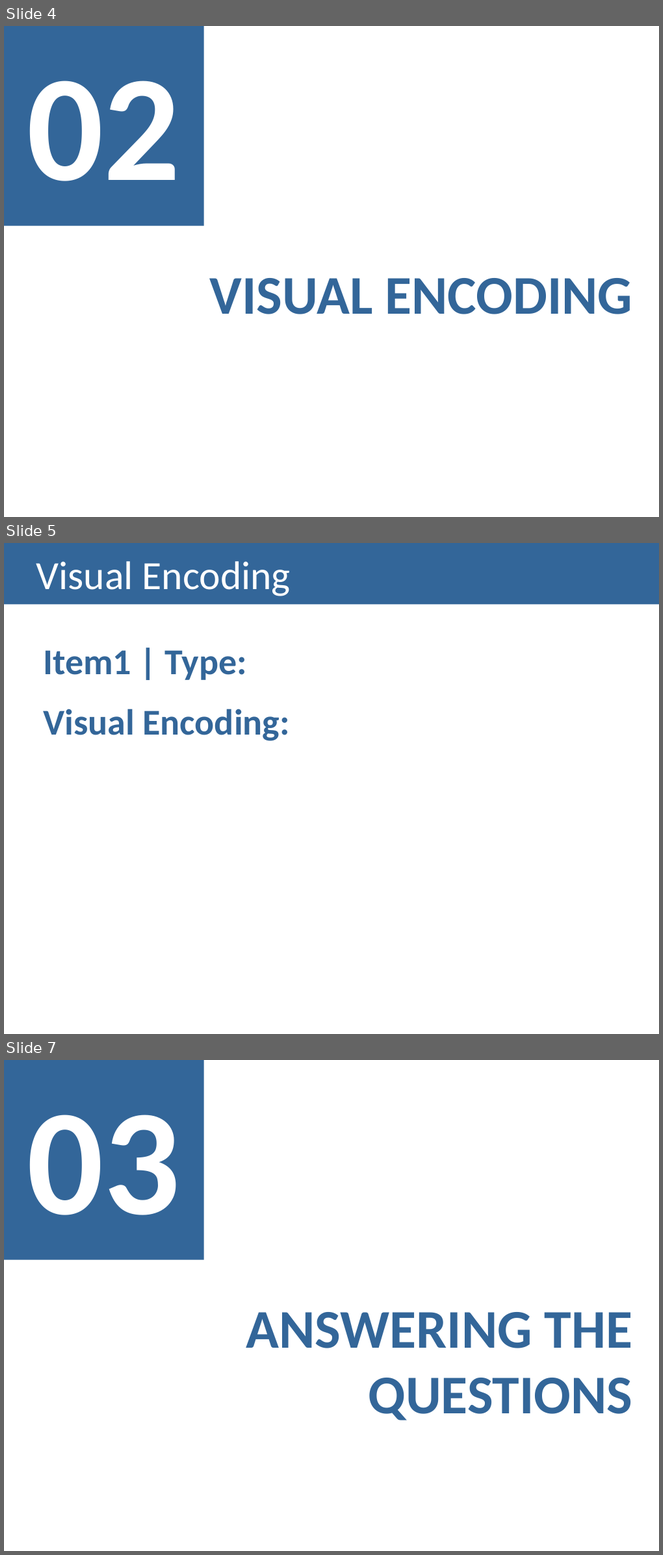
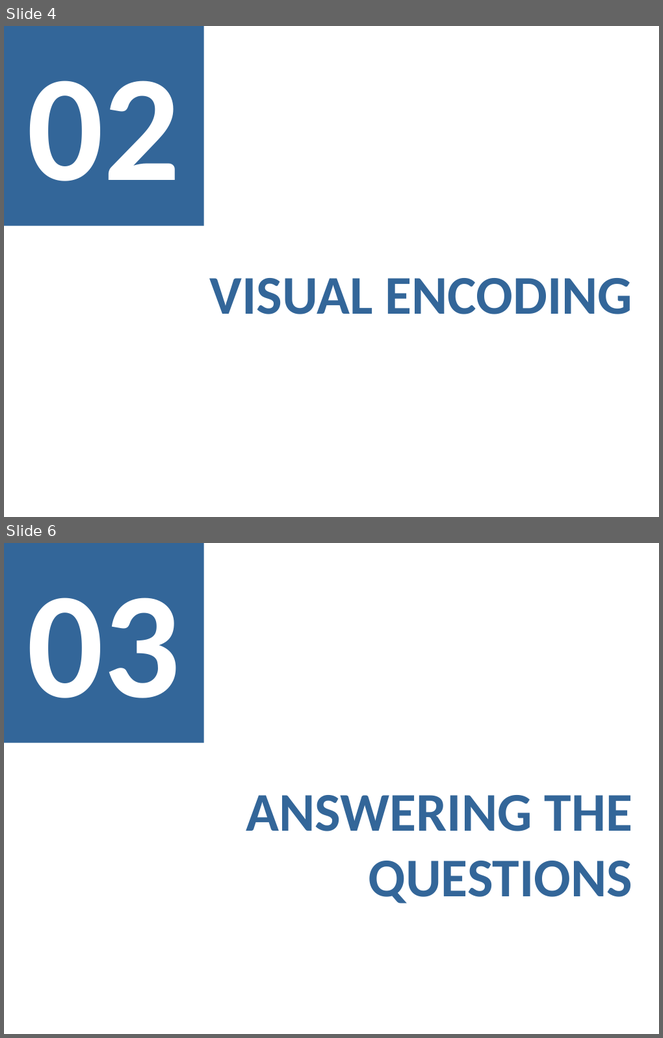
Before and after one commit to MargaridaMorais/information_visualization, a slide deck: CheckpointIII/CIII_G15.pptx. Shown one above the other, each under a label of ours: slides 4, 5 and 7 before the commit, slides 4 and 6 after it; the slides between them are not shown. The pictures are 663x1555 and 663x1038 pixels, drawn with LibreOffice and Linux fonts; fonts in the diff are those of the drawing. Boxes give left, top, right and bottom in pixels: in the first picture for what was removed or moved away, otherwise in the second. Text is boxed around its words. In the diff, an @@ line names an element or a change of style, - is before the commit and + after.

```diff
--- a/CheckpointIII/CIII_G15.pptx
+++ b/CheckpointIII/CIII_G15.pptx
@@ slide 5 removed at [4,543,659,1034], background #FFFFFF @@
@@ title removed at [4,543,659,605] @@
-Visual Encoding
@@ text removed at [43,650,290,741] @@
-Item1 | Type:
-Visual Encoding:
@@ what was slide 7 is now slide 6 @@
```
Also in this commit, not shown: 2 slides changed, 3 slides added, 3 other slides removed.
